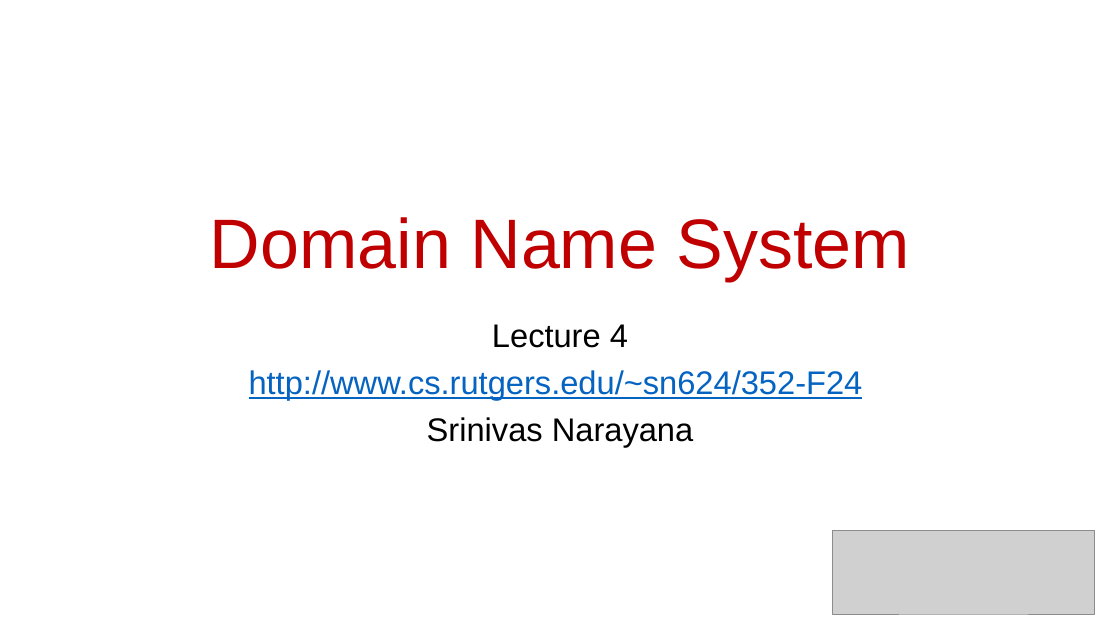
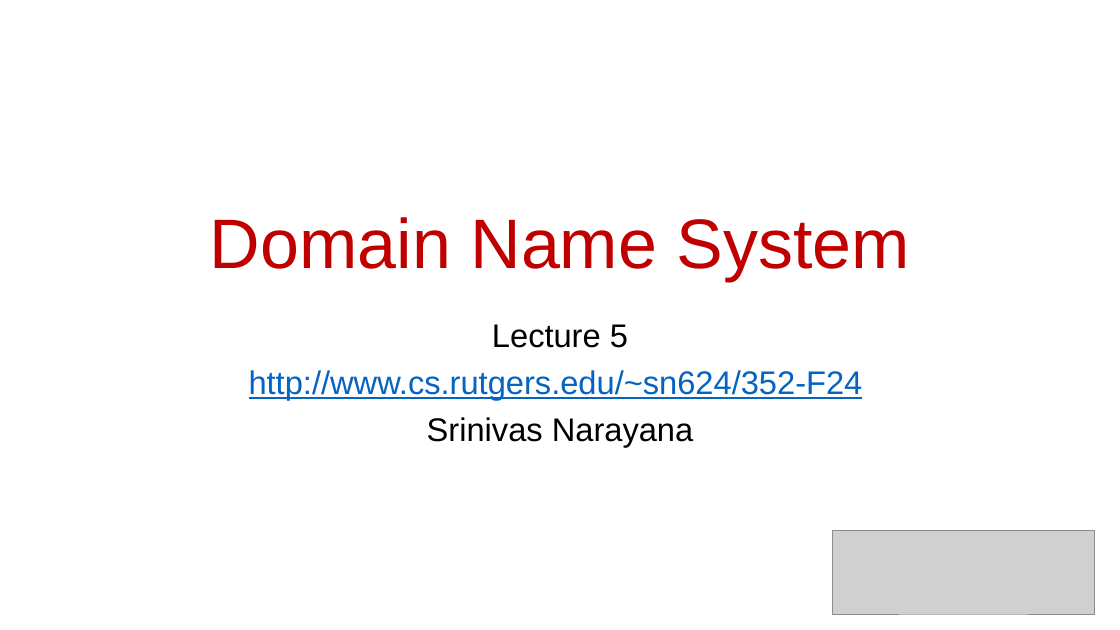
Before and after one commit to ngsrinivas/coursegen, a slide deck: slide 1 of ex/352-F24/staging/352-F24/lectures/05-app-dns-http.pptx. Drawn at 1120x630 pixels with LibreOffice and Linux fonts; fonts in the diff are those of the drawing; grey boxes stand for pictures. Boxes give left, top, right and bottom in pixels: in the first picture for what was removed or moved away, otherwise in the second. Text is boxed around its words. In the diff, an @@ line names an element or a change of style, - is before the commit and + after.

Commit message:
Update to the right lecture number

```diff
--- a/ex/352-F24/staging/352-F24/lectures/05-app-dns-http.pptx
+++ b/ex/352-F24/staging/352-F24/lectures/05-app-dns-http.pptx
@@ subtitle at box(492, 324, 628, 348): text changed @@
-Lecture 4
+Lecture 5
```
Also in this commit, not shown: 1 other file.
